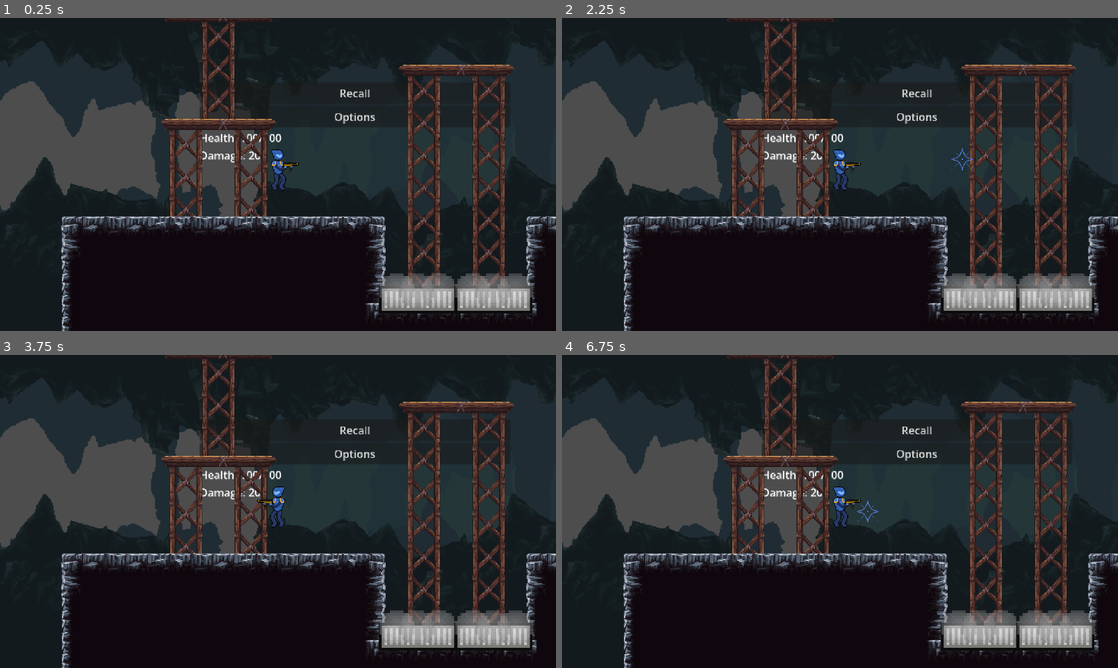
Above: before the commit, frames 1-4 (two rows, left to right).
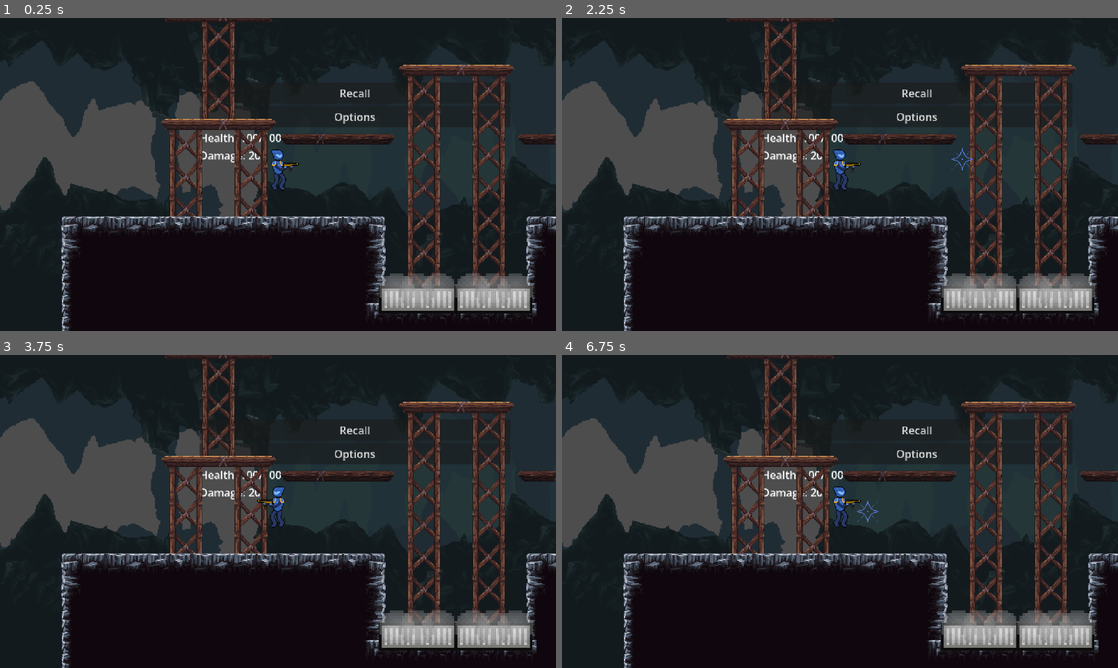
Above: after the commit, the same moments.

Repository: belskyj1985/Spark-2026-Micro-Internship-Game-Dev
Game: Godot game, scene res://game.tscn
Two runs of this game, one before a commit and one after it. Both use one fixed random seed, a clock stepped at 60 frames per second and the inputs below.
Inputs (mouse positions are in pixels of both pictures, inside the frame that each line leads up to):
- Up to frame 1 (0.25 s): no input
- Up to frame 2 (2.25 s): click "Recall" at 0.5 s; click "Options" at 1.25 s; move the mouse to (962, 158) at 2.02 s; hold D (right) from 2.03 s (still down); hold Right mouse button (aim) from 2.03 s (still down)
- Up to frame 3 (3.75 s): tap W (up) at 2.27, 3.02 s; move the mouse to (166, 527) at 2.77 s; release Right mouse button (aim) at 2.78 s; click (166, 527) at 2.85 s; move the mouse to (333, 442) at 3.52 s; release D (right) at 3.53 s; hold A (left) from 3.53 s (still down); hold Shift (sprint) from 3.53 s (still down)
- Up to frame 4 (6.75 s): move the mouse to (812, 574) at 4.27 s; release A (left) at 4.28 s; release Shift (sprint) at 4.28 s; hold D (right) 4.28-5.78 s; right-click (812, 574) at 4.35 s; tap W (up) at 4.52, 5.27, 6.02 s; move the mouse to (1006, 558) at 5.02 s; click (1006, 558) at 5.1 s; move the mouse to (673, 464) at 5.77 s; hold A (left) 5.78-6.53 s; tap Shift (sprint) at 5.85 s; move the mouse to (867, 511) at 6.52 s; hold D (right) from 6.53 s (still down); hold Right mouse button (aim) from 6.53 s (still down)

The runs differ from the first frame. In frame 1, 0.8% of the frame differs, in the area x 50-100%, y 37-41%; in frame 2, 0.8%; in frame 3, 0.8%; in frame 4, 0.8%.

Commit message:
platforms can respawn with a variable

Diff:
--- a/collapse_platform.tscn
+++ b/collapse_platform.tscn
@@ -36,6 +36,7 @@
 
 [node name="TimerBeforeCollapse" type="Timer" parent="." unique_id=1698286455]
 wait_time = 0.7
+one_shot = true
 
 [node name="TileMapLayer" parent="." unique_id=1428863558 instance=ExtResource("2_ja2mh")]
 position = Vector2(-185, -83)
--- a/game.tscn
+++ b/game.tscn
@@ -11,6 +11,7 @@
 [ext_resource type="PackedScene" uid="uid://edny0xnsfjdt" path="res://door.tscn" id="9_vef74"]
 [ext_resource type="PackedScene" uid="uid://puhm8pv6ysxi" path="res://vent.tscn" id="10_hve3p"]
 [ext_resource type="PackedScene" uid="uid://bivt6g1ttx4ko" path="res://enemy_1.tscn" id="11_mfdv2"]
+[ext_resource type="PackedScene" uid="uid://bvamr6bquag26" path="res://collapse_platform.tscn" id="12_iotsf"]
 
 [node name="game" type="Node2D" unique_id=1019333831]
 
@@ -94,3 +95,11 @@
 
 [node name="ventbox5" parent="." unique_id=1754841177 instance=ExtResource("10_hve3p")]
 position = Vector2(5568, 731)
+
+[node name="CollapsingPlatform2" parent="." unique_id=1495274945 instance=ExtResource("12_iotsf")]
+position = Vector2(5690, 505)
+respawning = true
+
+[node name="CollapsingPlatform3" parent="." unique_id=354312780 instance=ExtResource("12_iotsf")]
+position = Vector2(5338, 505)
+respawning = true
--- a/static_body_2d.gd
+++ b/static_body_2d.gd
@@ -3,6 +3,8 @@
 @onready var wood_particles: CPUParticles2D = $WoodParticles
 @onready var collapsing_platform: StaticBody2D = $"."
 @onready var timer_before_collapse: Timer = $TimerBeforeCollapse
+
+@export var respawning :bool = false
 
 func _on_area_2d_body_entered(body: Node2D) -> void:
 	if body is RigidBody2D:
@@ -17,8 +19,21 @@
 
 
 func _on_timer_before_collapse_timeout() -> void:
-	wood_particles.emitting = true
+	if respawning == true:
 
-	wood_particles.reparent(get_parent())
+		wood_particles.emitting = true
+		wood_particles.reparent(get_parent())
 
-	collapsing_platform.queue_free()
+		visible = false
+		$Area2D/scanbox.set_deferred("disabled",true)
+		$TileMapLayer.collision_enabled = false
+
+		await get_tree().create_timer(3.5).timeout
+		$TileMapLayer.collision_enabled = true
+		$Area2D/scanbox.set_deferred("disabled",false)
+		visible = true
+
+	else:
+		wood_particles.emitting = true
+		wood_particles.reparent(get_parent())
+		collapsing_platform.queue_free()
